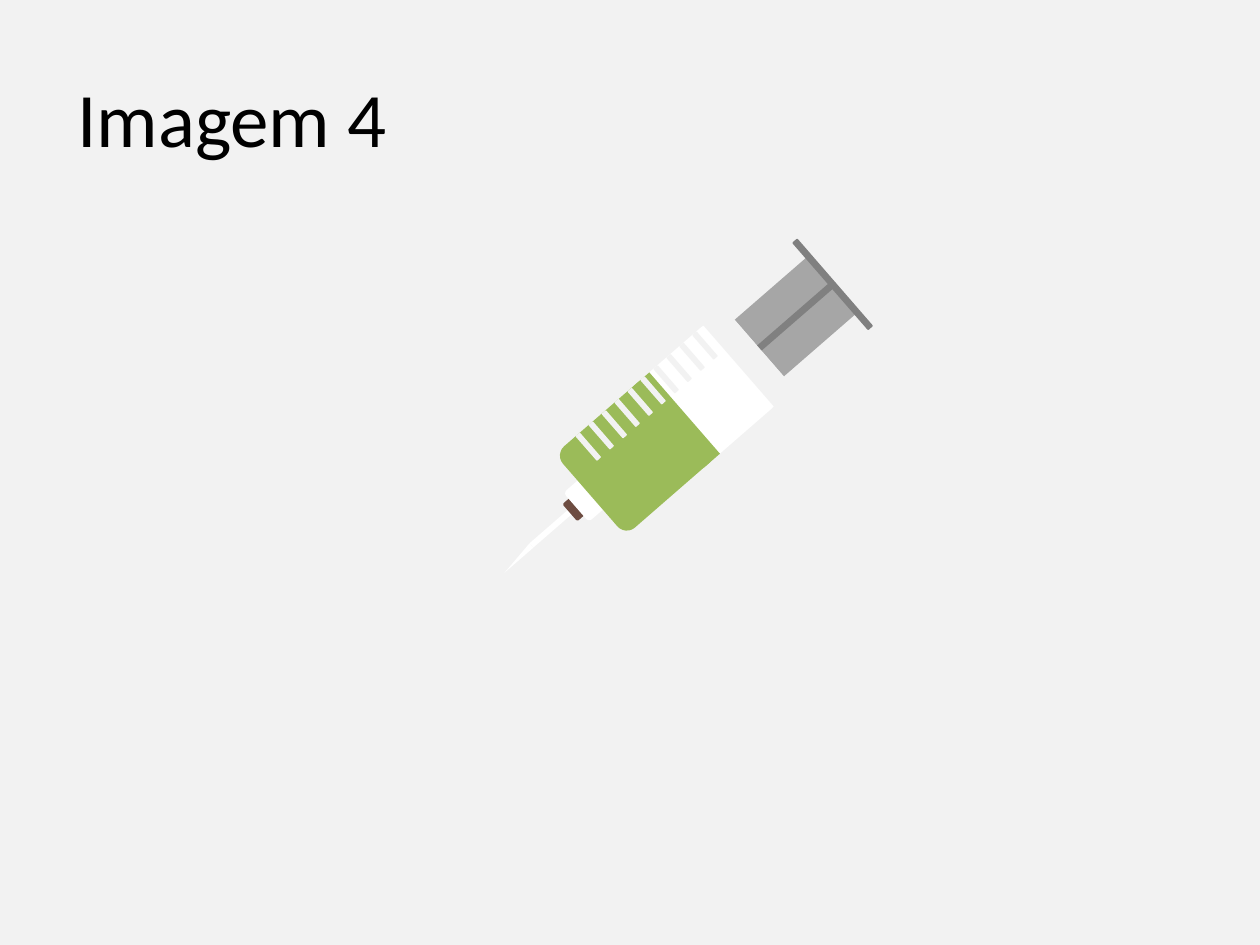
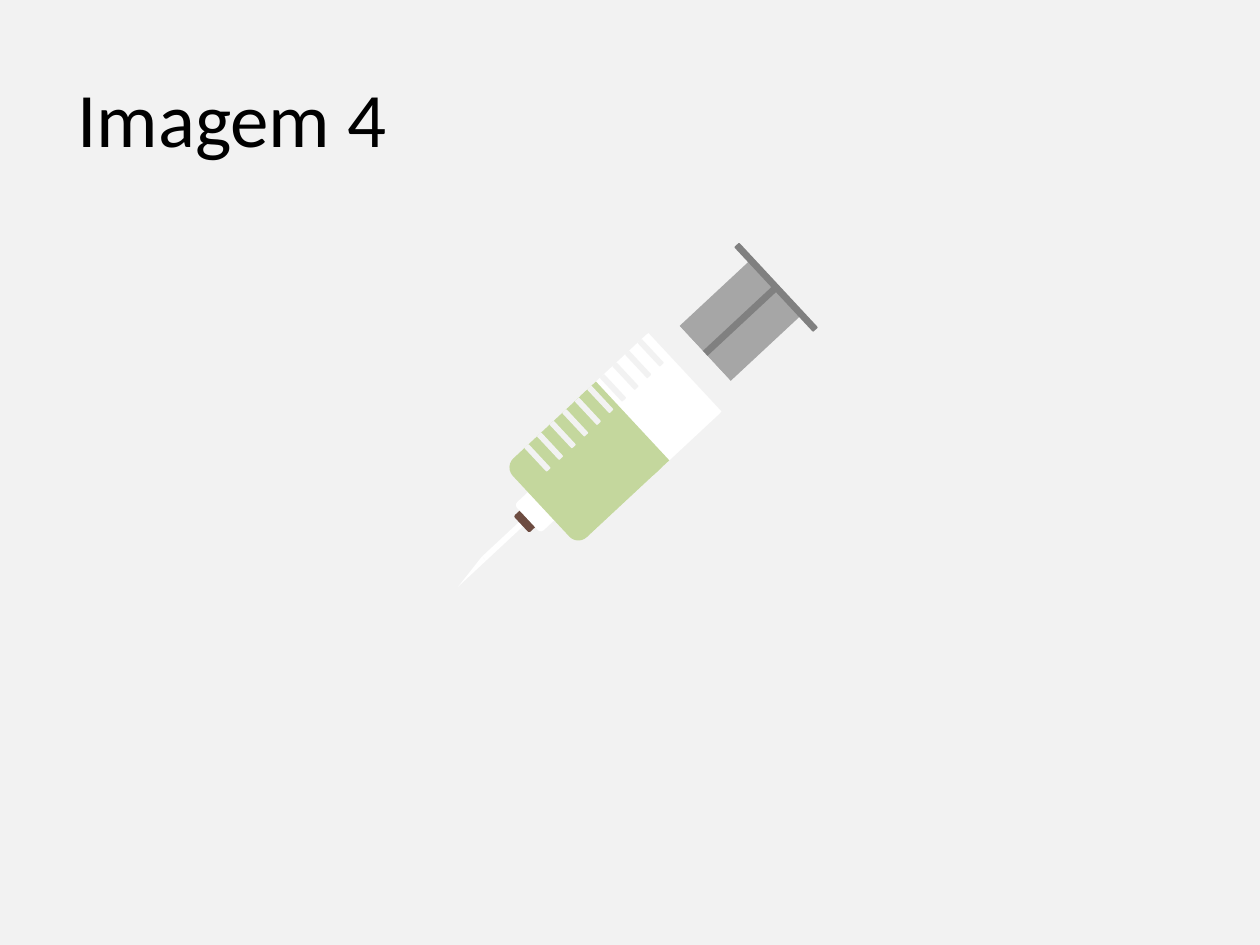
Before and after one commit to gustavogitzel/Discussex, a slide deck: slide 4 of Rascunhos/Imagens PrevContracep.pptx. Drawn at 1260x945 pixels with LibreOffice and Linux fonts; fonts in the diff are those of the drawing. Boxes give left, top, right and bottom in pixels: in the first picture for what was removed or moved away, otherwise in the second. Text is boxed around its words. In the diff, an @@ line names an element or a change of style, - is before the commit and + after.

```diff
--- a/Rascunhos/Imagens PrevContracep.pptx
+++ b/Rascunhos/Imagens PrevContracep.pptx
@@ rounded rectangle at box(691, 283, 780, 366): rotation 139 to 137 degrees @@
@@ rounded rectangle at box(504, 382, 668, 545): fill #9BBB59 to #C4D79D; rotation 49 to 47 degrees @@
@@ rectangle at box(580, 381, 670, 475): fill #9BBB59 to #C4D79D; rotation 49 to 47 degrees @@
@@ rotation 49 to 47 degrees in 17 elements at box(680, 260, 802, 381), box(504, 322, 733, 545), box(514, 488, 558, 533), box(513, 508, 538, 533), box(631, 296, 758, 429), box(734, 242, 818, 331), box(613, 362, 640, 390), box(575, 397, 602, 426), box(624, 351, 651, 379), box(600, 375, 627, 403), box(586, 386, 613, 414), box(562, 409, 589, 437), box(550, 421, 577, 449), box(637, 339, 664, 368), box(537, 433, 564, 461), box(525, 444, 551, 472), box(482, 518, 528, 562) @@
```
Also in this commit, not shown: 14 other slides changed, 4 slides added.
